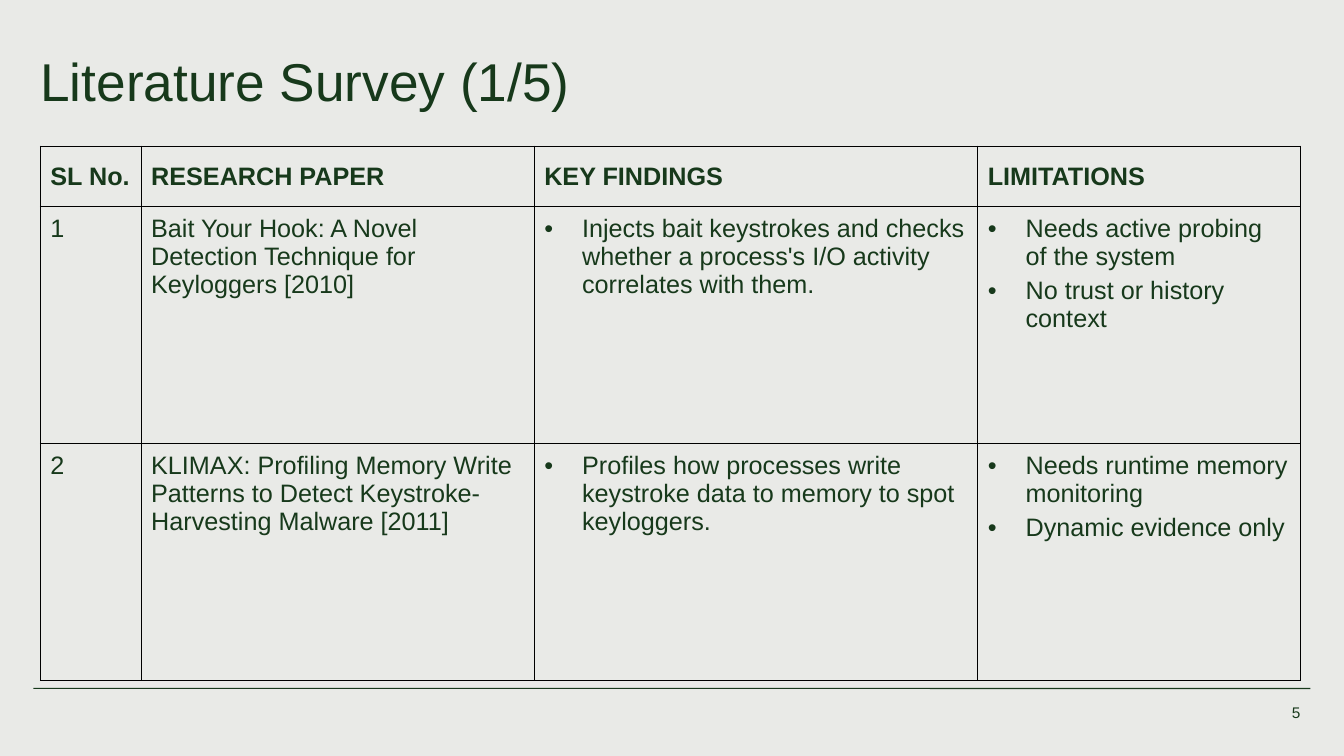
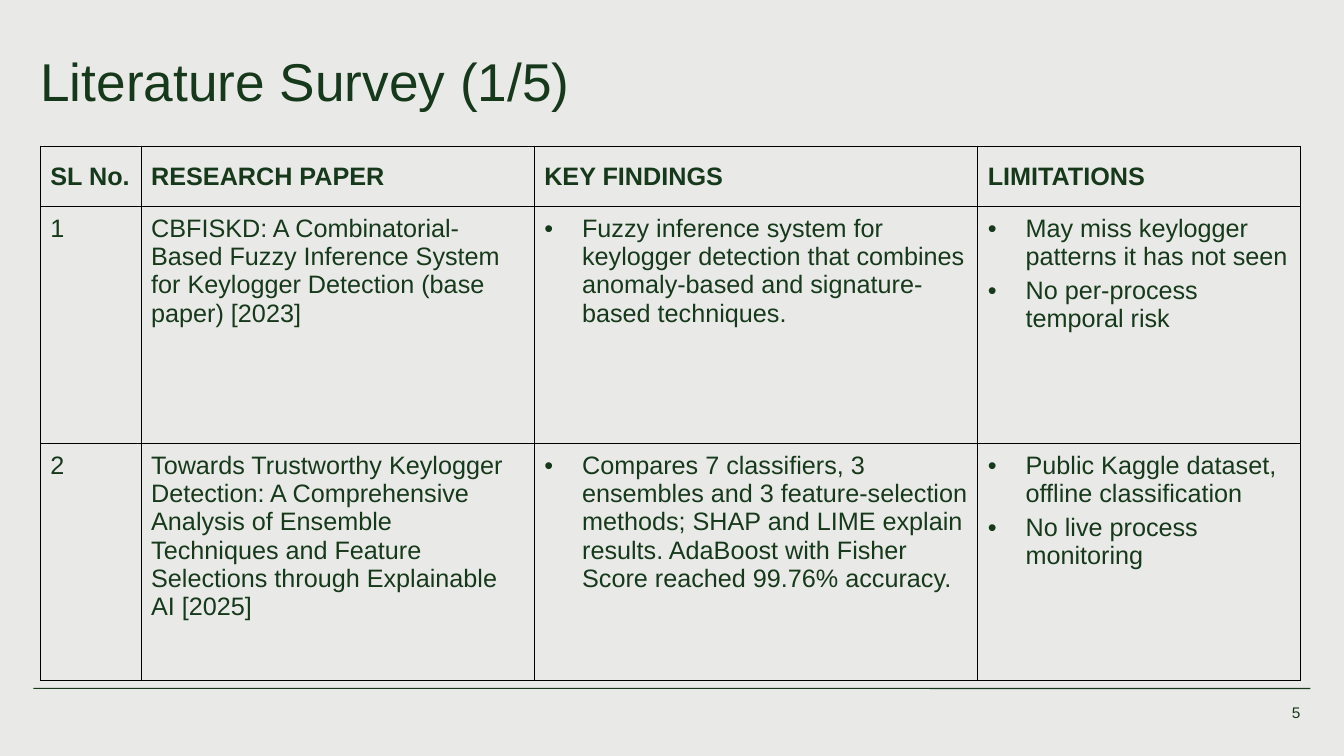
Before and after one commit to abijit2626/keyboard-hook-behavioral-detector, a slide deck: slide 5 of presentation/Keyboard_Hook_Behavioral_Detector.pptx. Drawn at 1344x756 pixels with LibreOffice and Linux fonts; fonts in the diff are those of the drawing. Boxes give left, top, right and bottom in pixels: in the first picture for what was removed or moved away, otherwise in the second. Text is boxed around its words. In the diff, an @@ line names an element or a change of style, - is before the commit and + after.

```diff
--- a/presentation/Keyboard_Hook_Behavioral_Detector.pptx
+++ b/presentation/Keyboard_Hook_Behavioral_Detector.pptx
@@ table at box(40, 146, 1301, 625) @@
-row 2: 1 | Bait Your Hook: A Novel Detection Technique for Keyloggers [2010] | Injects bait keystrokes and checks whether a process's I/O activity correlates with them. | Needs active probing of the system / No trust or history context
+row 2: 1 | CBFISKD: A Combinatorial-Based Fuzzy Inference System for Keylogger Detection (base paper) [2023] | Fuzzy inference system for keylogger detection that combines anomaly-based and signature-based techniques. | May miss keylogger patterns it has not seen / No per-process temporal risk
-row 3: 2 | KLIMAX: Profiling Memory Write Patterns to Detect Keystroke-Harvesting Malware [2011] | Profiles how processes write keystroke data to memory to spot keyloggers. | Needs runtime memory monitoring / Dynamic evidence only
+row 3: 2 | Towards Trustworthy Keylogger Detection: A Comprehensive Analysis of Ensemble Techniques and Feature Selections through Explainable AI [2025] | Compares 7 classifiers, 3 ensembles and 3 feature-selection methods; SHAP and LIME explain results. AdaBoost with Fisher Score reached 99.76% accuracy. | Public Kaggle dataset, offline classification / No live process monitoring
```
Also in this commit, not shown: 8 other slides changed.
